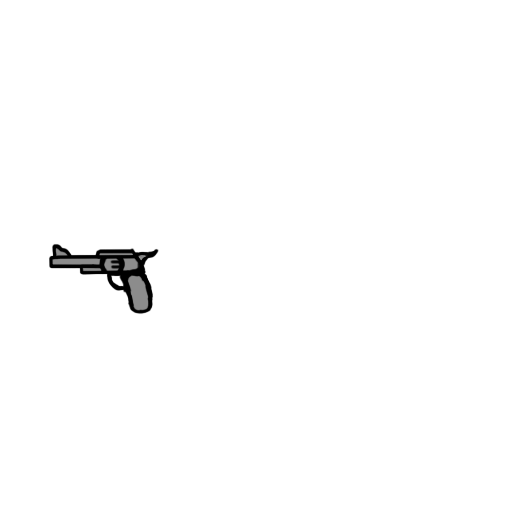
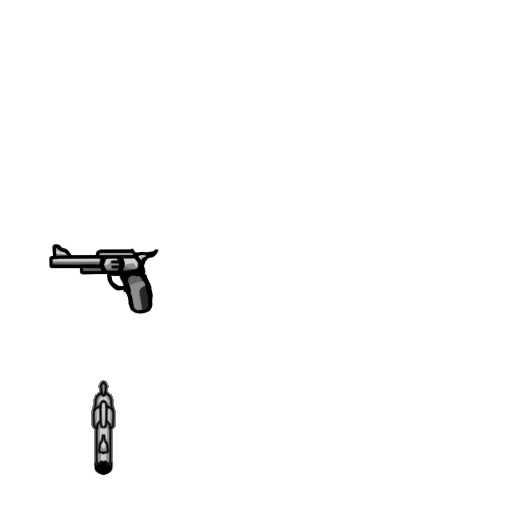
Comparing the layer stacks of the two (512, 512) images. Changes:
added group "Down Facing" with 2 layers above "Left Facing" over <box>91,380,116,476</box>
added layer "Layer 1 copy" in group "Down Facing" over <box>91,380,116,473</box>
added layer "Layer 1" in group "Down Facing" over <box>91,380,116,476</box>
added group "Left Facing" with 2 layers over <box>52,247,149,311</box>
renamed "Revolver Lines copy 2" to "Lines", moved it into group "Left Facing" over <box>52,247,149,311</box>
renamed "Revolver Lines copy" to "Colours", moved it into group "Left Facing", painted on it over <box>52,247,149,311</box>
